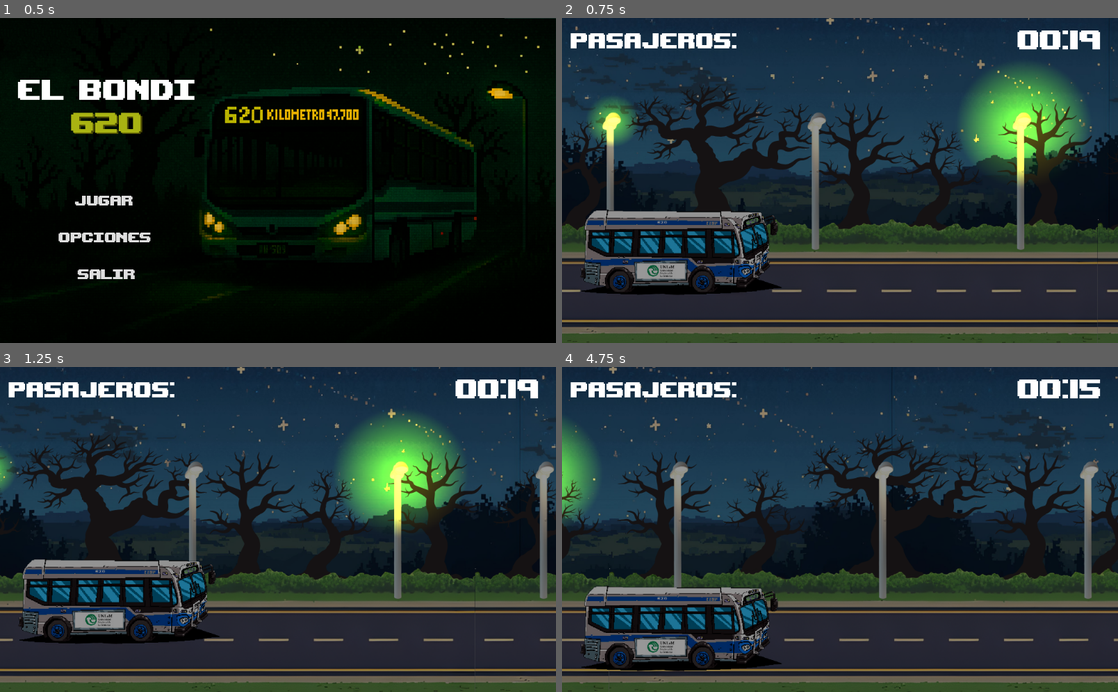
Above: before the commit, frames 1-4 (two rows, left to right).
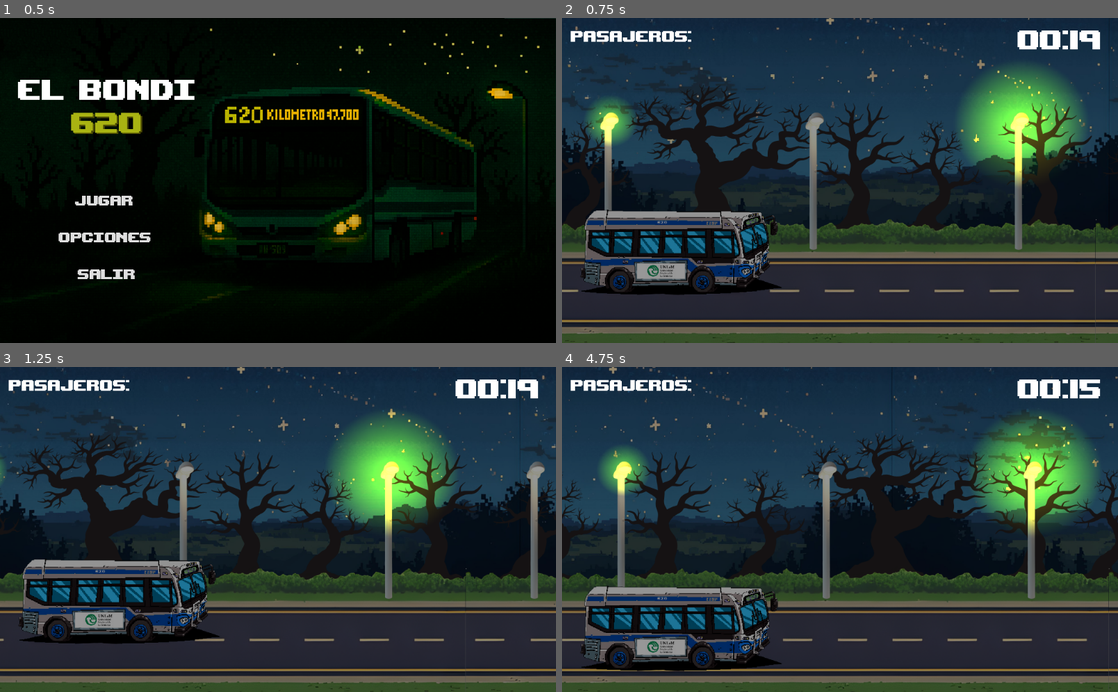
Above: after the commit, the same moments.

Repository: JLeizza/AP2Bondi620
Game: Godot game, scene res://scenes/main_menu.tscn
Two runs of this game, one before a commit and one after it. Both use one fixed random seed, a clock stepped at 60 frames per second and the inputs below.
Inputs:
- Up to frame 1 (0.5 s): no input
- Up to frame 2 (0.75 s): click "JUGAR" at 0.5 s
- Up to frame 3 (1.25 s): no input
- Up to frame 4 (4.75 s): hold Up (ui_up) 1.28-2.03 s; hold Space (stop) 1.28-2.03 s; hold Down (ui_down) 2.03-2.78 s; tap Space (stop) at 2.1, 3.6 s; hold Space (stop) 2.78-3.53 s; hold Up (ui_up) 2.78-4.28 s; hold Down (ui_down) from 4.28 s (still down); hold Space (stop) from 4.28 s (still down)

Frame 1 is identical in both runs. In frame 2, 2.6% of the frame differs, in the area x 0-100%, y 3-100%; in frame 3, 7.8%; in frame 4, 13%.

Commit message:
Funciona el boton de reinicio

Diff:
--- a/scenes/BG.tscn
+++ b/scenes/BG.tscn
@@ -37,7 +37,6 @@
 
 [node name="ParallaxLayer3" type="ParallaxLayer" parent="."]
 z_index = -10
-motion_scale = Vector2(0.9, 1)
 motion_mirroring = Vector2(1024, 0)
 
 [node name="Sprite2D" type="Sprite2D" parent="ParallaxLayer3"]
--- a/scenes/HUD.tscn
+++ b/scenes/HUD.tscn
@@ -15,10 +15,10 @@
 [node name="Pasajeros" type="Label" parent="."]
 offset_left = 16.0
 offset_top = 14.0
-offset_right = 343.0
-offset_bottom = 70.0
+offset_right = 342.0
+offset_bottom = 53.0
 theme_override_fonts/font = ExtResource("3_ls1no")
-theme_override_font_sizes/font_size = 55
+theme_override_font_sizes/font_size = 40
 text = "PASAJEROS:"
 uppercase = true
 
@@ -36,7 +36,7 @@
 one_shot = true
 
 [node name="PerderNivel" type="VBoxContainer" parent="."]
-visible = false
+process_mode = 3
 anchors_preset = 8
 anchor_left = 0.5
 anchor_top = 0.5
@@ -65,10 +65,11 @@
 focus_mode = 0
 theme_override_colors/font_pressed_color = Color(0.678431, 0, 0, 1)
 theme_override_fonts/font = ExtResource("3_ls1no")
-theme_override_font_sizes/font_size = 30
+theme_override_font_sizes/font_size = 40
 theme_override_styles/normal = SubResource("StyleBoxEmpty_vhf2t")
 theme_override_styles/hover = SubResource("StyleBoxEmpty_qb80j")
 theme_override_styles/pressed = SubResource("StyleBoxEmpty_sel6i")
+action_mode = 0
 text = "REINICIAR"
 
 [connection signal="pressed" from="PerderNivel/ReiniciarBoton" to="." method="_on_reiniciar_boton_pressed"]
--- a/scripts/HUD.gd
+++ b/scripts/HUD.gd
@@ -31,8 +31,9 @@
 #funcion que muestra la pantalla de perder
 func perder():
 	perder_nivel.visible = true
-	emit_signal("perder_signal")
+
 
 #señal que al apretar el boton se reinicie el temporizador
 func _on_reiniciar_boton_pressed():
-	_ready()
+	emit_signal("reiniciar_signal")
+	print("Enviada la señal")
--- a/scripts/Main.gd
+++ b/scripts/Main.gd
@@ -32,7 +32,6 @@
 #Colliders
 var bondi_obs_collider
 var bondi_stop_collider
-
 
 # Variables del juego
 var traveled_distance: int = 0
@@ -174,6 +173,9 @@
 	timer_santuarios = $Timers/TimerSantuarios
 	traveled_distance = 0
 
+	#Init la señal de reiniciar el juego
+	hud.reiniciar_signal.connect(_on_reiniciar_game)
+
 # Timers
 func set_timers():
 
@@ -196,9 +198,13 @@
 
 func game_over():
 	get_tree().paused = true
-	$HUD/PerderNivel.show()
+	$HUD.perder()
 
 
 func _on_timer_aumento_speed_timeout():
 	bondi.speed += 5
 	print(">>> Velocidad aumentada! Nueva velocidad: ", bondi.speed)
+
+func _on_reiniciar_game():
+	get_tree().paused = false
+	get_tree().reload_current_scene()
